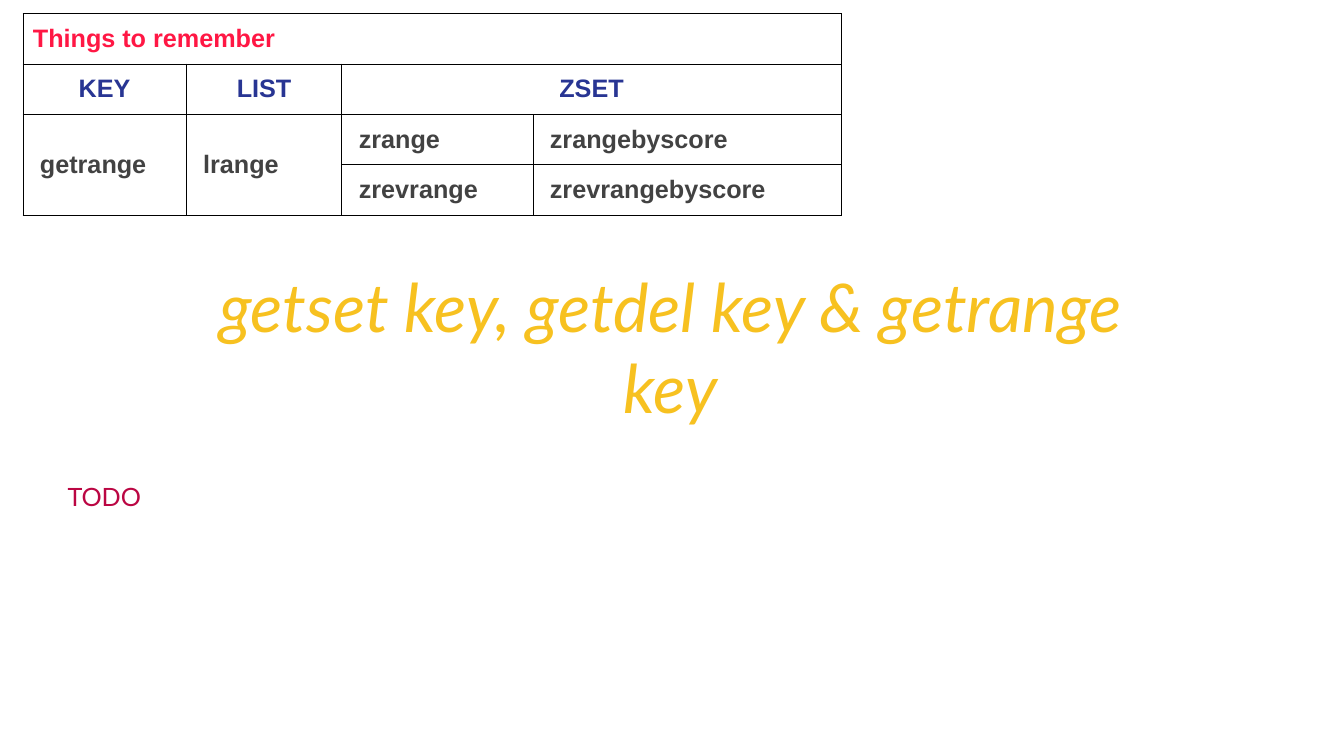
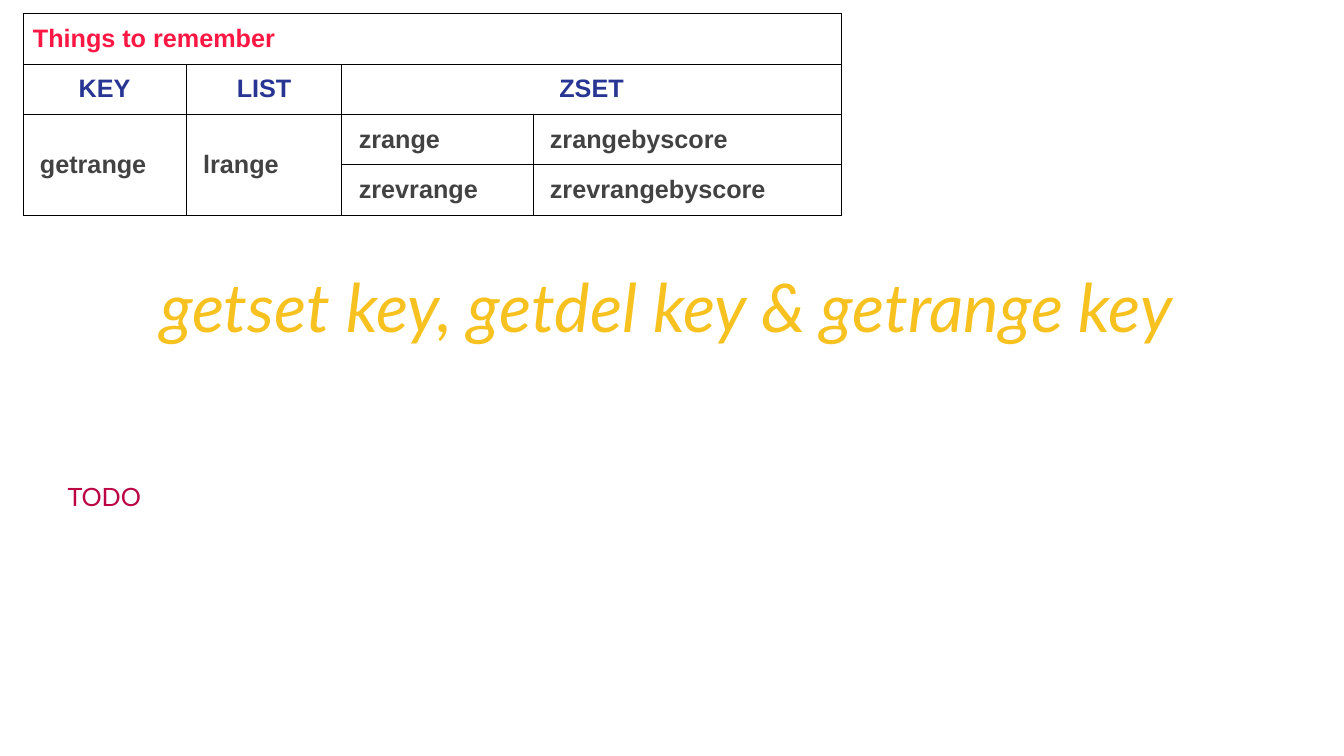
Before and after one commit to Saleel-Bagde/PPT-s, a slide deck: slide 15 of redis Ver2.pptx. Drawn at 1344x756 pixels with LibreOffice and Linux fonts; fonts in the diff are those of the drawing. Boxes give left, top, right and bottom in pixels: in the first picture for what was removed or moved away, otherwise in the second. Text is boxed around its words. In the diff, an @@ line names an element or a change of style, - is before the commit and + after.

```diff
--- a/redis Ver2.pptx
+++ b/redis Ver2.pptx
@@ text "getset key, getdel key & ..." rewrapped from <box>219,282,1122,425</box> to <box>160,282,1173,345</box> @@
```
Also in this commit, not shown: 10 other slides changed, 17 slides added, 1 slide removed.
